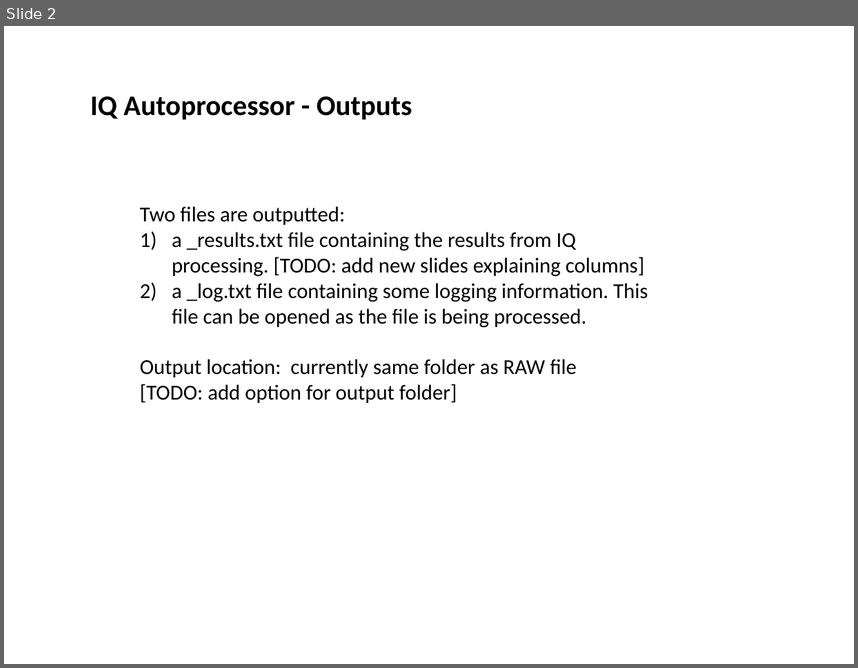
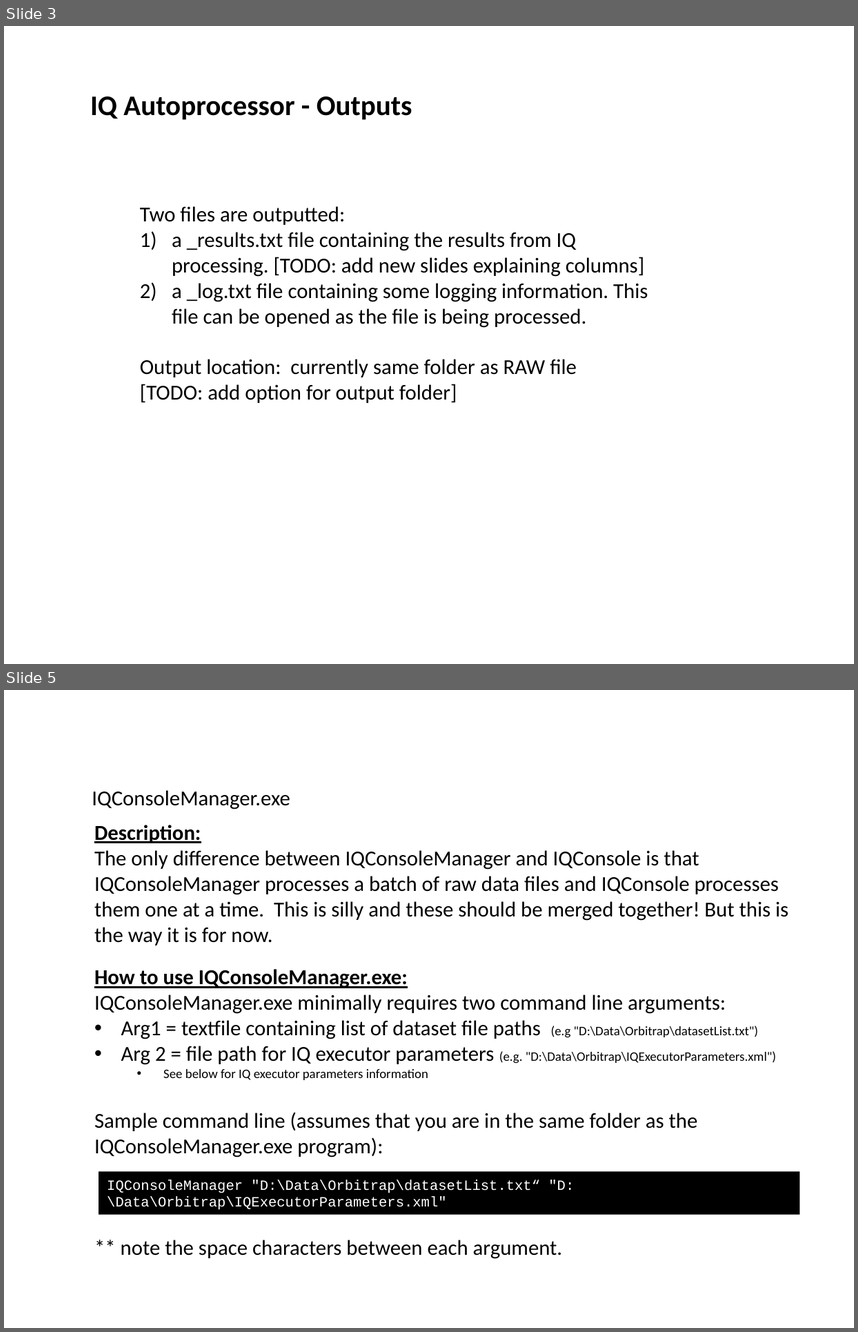
Before and after one commit to PNNL-Comp-Mass-Spec/DeconTools, a slide deck: Documents/IQ software instructions.pptx. Shown one above the other, each under a label of ours: slide 2 before the commit, slides 3 and 5 after it; the slides between them are not shown. The pictures are 858x668 and 858x1332 pixels, drawn with LibreOffice and Linux fonts; fonts in the diff are those of the drawing. Boxes give left, top, right and bottom in pixels: in the first picture for what was removed or moved away, otherwise in the second. Text is boxed around its words. In the diff, an @@ line names an element or a change of style, - is before the commit and + after.

```diff
--- a/Documents/IQ software instructions.pptx
+++ b/Documents/IQ software instructions.pptx
@@ slide 5 added at (4,690,854,1328), background #FFFFFF @@
@@ text added at (92,790,290,809), 18 pt, text #000000 @@
+IQConsoleManager.exe
@@ text added at (94,825,789,945), 18 pt, text #000000 @@
+Description:
+The only difference between IQConsoleManager and IQConsole is that IQConsoleManager processes a batch of raw data files and IQConsole processes them one at a time. This is silly and these should be merged together! But this is the way it is for now.
@@ text added at (94,969,776,1157), 18 pt, text #000000 @@
+How to use IQConsoleManager.exe:
+IQConsoleManager.exe minimally requires two command line arguments:
+• Arg1 = textfile containing list of dataset file paths (e.g "D:\Data\Orbitrap\datasetList.txt")
+• Arg 2 = file path for IQ executor parameters (e.g. "D:\Data\Orbitrap\IQExecutorParameters.xml")
+  • See below for IQ executor parameters information
+Sample command line (assumes that you are in the same folder as the IQConsoleManager.exe program):
@@ rectangle added at (99,1171,800,1214), fill #000000, 12 pt, text #FFFFFF @@
+IQConsoleManager "D:\Data\Orbitrap\datasetList.txt“ "D:\Data\Orbitrap\IQExecutorParameters.xml"
@@ text added at (121,1239,563,1259), 18 pt, text #000000 @@
+** note the space characters between each argument.
@@ what was slide 2 is now slide 3 @@
```
Also in this commit, not shown: 1 slide changed, 3 other slides added, 57 other files.
